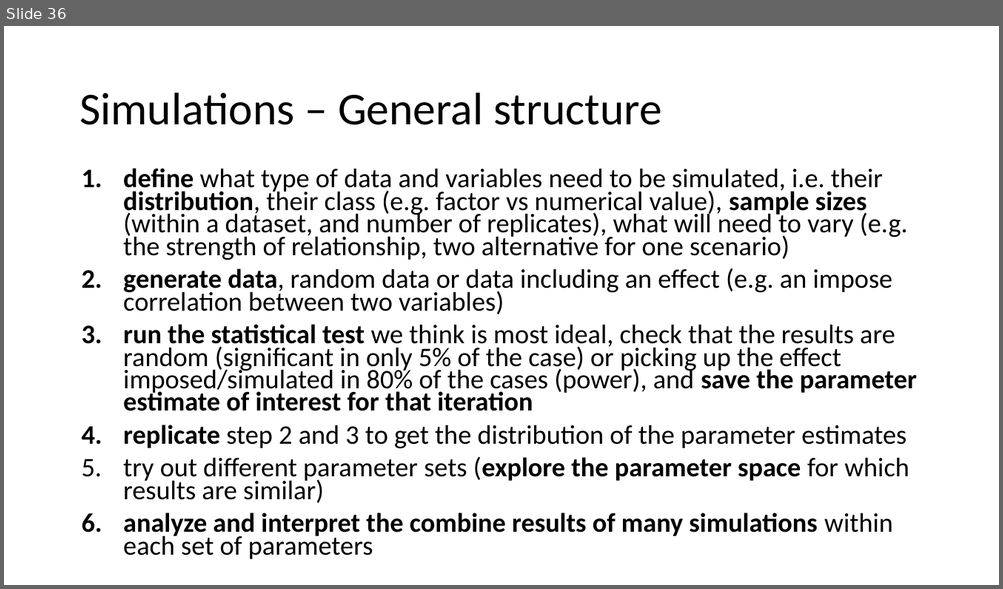
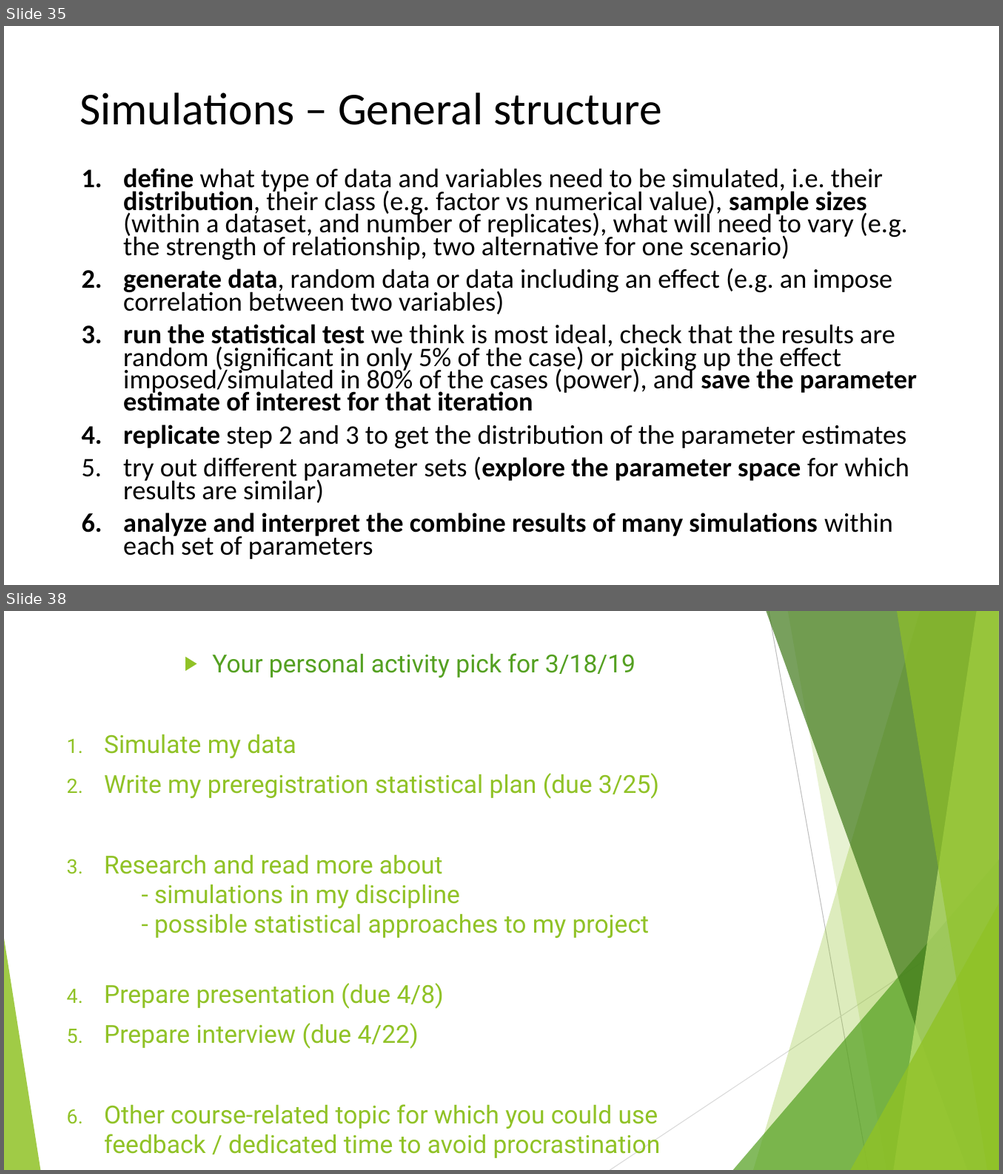
Before and after one commit to MalikaIhle/simulation_course, a slide deck: 6_Simulations.pptx. Shown one above the other, each under a label of ours: slide 36 before the commit, slides 35 and 38 after it; the slides between them are not shown. The pictures are 1003x589 and 1003x1174 pixels, drawn with LibreOffice and Linux fonts; fonts in the diff are those of the drawing. Boxes give left, top, right and bottom in pixels: in the first picture for what was removed or moved away, otherwise in the second. Text is boxed around its words. In the diff, an @@ line names an element or a change of style, - is before the commit and + after.

Commit message:
presentation simulation 3/11/19 course credible science

```diff
--- a/6_Simulations.pptx
+++ b/6_Simulations.pptx
@@ slide 38 added at (x1=4, y1=611, x2=999, y2=1170), background #FFFFFF @@
@@ text added at (x1=104, y1=653, x2=660, y2=1159), 24 pt, text #90C226 @@
+▶ Your personal activity pick for 3/18/19
+1. Simulate my data
+2. Write my preregistration statistical plan (due 3/25)
+3. Research and read more about
+   - simulations in my discipline
+   - possible statistical approaches to my project
+4. Prepare presentation (due 4/8)
+5. Prepare interview (due 4/22)
+6. Other course-related topic for which you could use feedback / dedicated time to avoid procrastination
@@ group added at (x1=4, y1=611, x2=999, y2=1170): 5 freeform shapes, 3 triangles, 2 lines @@
@@ what was slide 36 is now slide 35 @@
```
Also in this commit, not shown: 9 slides changed, 2 other slides added.
